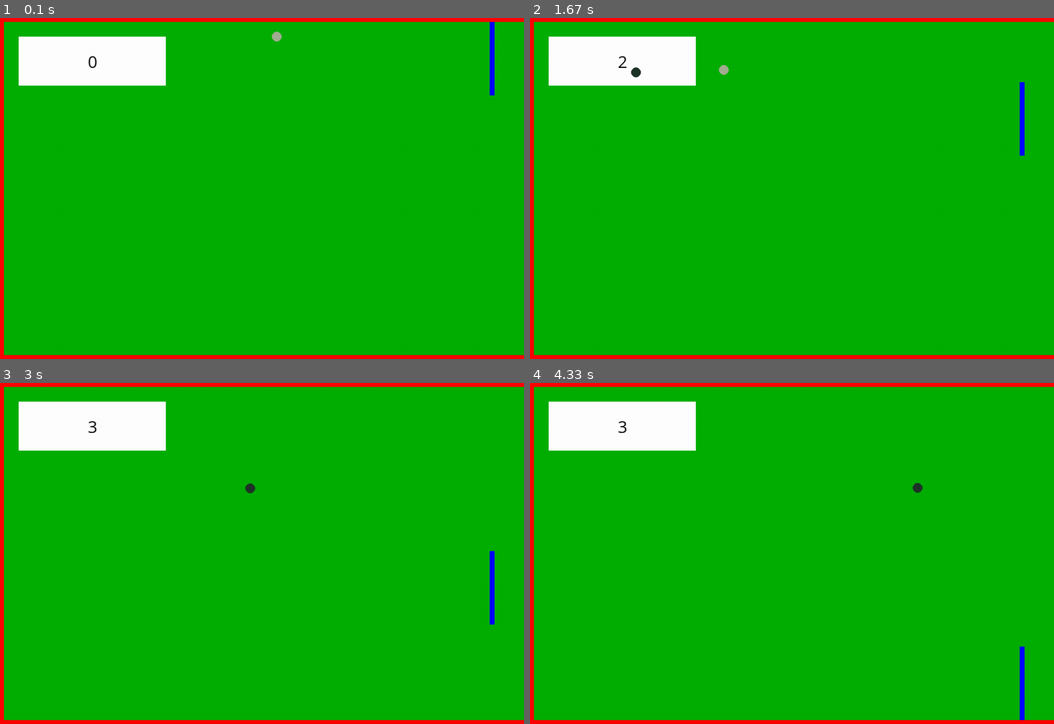
Above: before the commit, frames 1-4 (two rows, left to right).
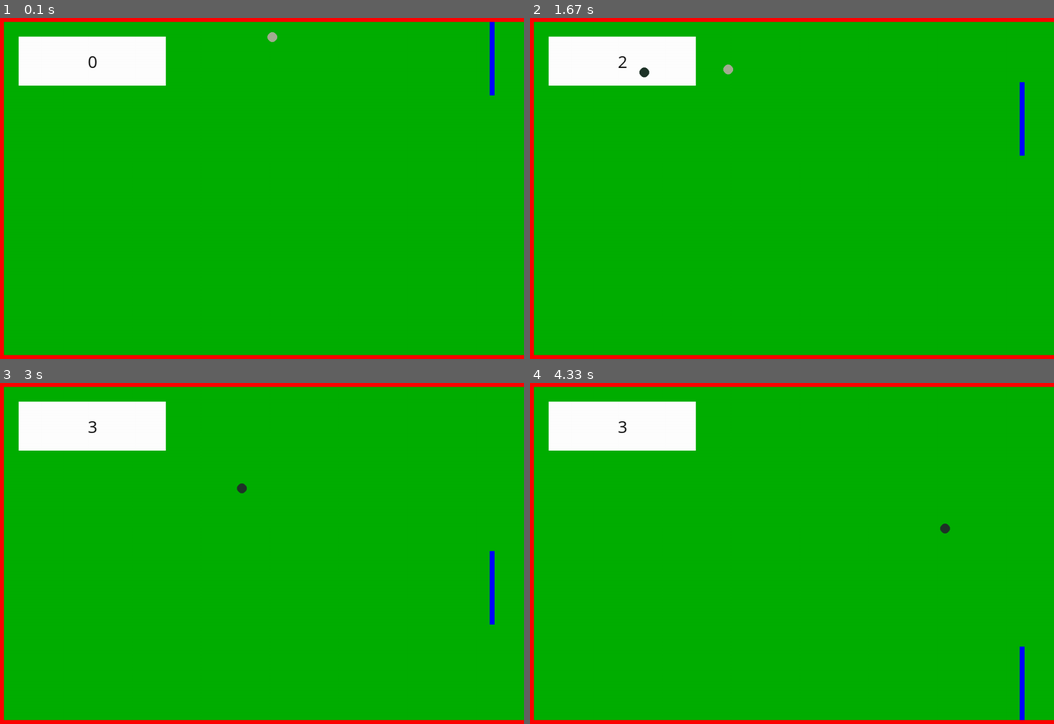
Above: after the commit, the same moments.

Repository: Wombatlord/PygamePong
Game: pygame game, started from pong.py
The game is run twice, just before and just after one commit, with the same random seed, the same clock (stepped at 60 frames per second) and the same inputs.
Inputs (mouse positions are in pixels of both pictures, inside the frame that each line leads up to):
- Up to frame 1 (0.1 s): no input
- Up to frame 2 (1.67 s): tap Space at 0.33 s; click (839, 266) at 0.72 s; click (980, 311) at 1.05 s; click (666, 116) at 1.38 s
- Up to frame 3 (3 s): click (461, 686) at 1.72 s; click (183, 481) at 2.05 s; click (440, 645) at 2.38 s; click (89, 587) at 2.72 s
- Up to frame 4 (4.33 s): click (634, 485) at 3.05 s; click (666, 614) at 3.38 s; click (671, 526) at 3.72 s; click (629, 683) at 4.05 s

The runs differ from the first frame. In frame 1, less than 0.1% of the frame differs, in the area x 51-54%, y 3-8%; in frame 2, 0.1%, in the area x 19-39%, y 13-18%; in frame 3, less than 0.1%; in frame 4, less than 0.1%.

Commit message:
Prototype renderer.py bug with scoreboard yet to be resolved

Diff:
--- a/pong.py
+++ b/pong.py
@@ -1,6 +1,6 @@
 import pygame
-import time
 from pongEntities import ScoreBoard, Ball, Paddle, GameState
+from renderer import initialise, render
 
 pygame.init()
 pygame.display.set_caption("PONGO!")
@@ -40,9 +40,15 @@
     backgroundColour
 )
 
+initialise(
+    backgroundColour,
+    borderColour,
+    (WIDTH, HEIGHT),
+    BORDER
+)
+
 # Game Loop Flags
 gameOn = True
-#print(pygame.font.get_fonts())
 
 while gameOn:
     e = pygame.event.poll()
@@ -54,45 +60,20 @@
     if e.type == pygame.KEYDOWN and keys[pygame.K_SPACE]:
         gameState.newBall()
 
-    gameState.renderBackground()
-    gameState.scoreBoard.show(gameState.screen)
-    gameState.renderWalls()
-    gameState.paddle.show(gameState.screen)
+    render(gameState)
 
     if gameState.ball not in gameState.liveBalls:
         gameState.newBall()
 
     for gameState.ball in gameState.liveBalls:
-        if gameState.ball.x < gameState.width:
-            gameState.ball.show(gameState.screen)
-            # print('live ball')
-
         if gameState.ball.x > gameState.width:
-            #print('dead ball')
             gameState.ball.destroy(gameState.liveBalls)
 
     if len(gameState.liveBalls) == 0:
         gameState.gameOver()
         pygame.event.wait()
-        # time.sleep(2)
 
     gameState.updateGameState()
     pygame.display.flip()
 
 pygame.quit()
-
-"""
-if ball in gameState.liveBalls:
-     print('okay')
-     gameState.ball.show(gameState.screen)
-elif ball not in gameState.liveBalls:
-     gameState.scoreBoard.displayGameOver(gameState.screen)
-     gameState.scoreBoard.reset()
-     gameState.newBall(liveBalls)
-     pygame.display.flip()
-     gameOver = False
-     time.sleep(2)
-
-ball.update(gameState.paddle, WIDTH, HEIGHT, BORDER, gameState.liveBalls)
-paddle.update(BORDER, HEIGHT)
-"""
--- a/pongEntities.py
+++ b/pongEntities.py
@@ -32,53 +32,6 @@
 
     def __init__(self):
         pass
-
-    def show(self, screen):
-        global scoreValue
-        """
-        Creates the pygame surface for score display.
-        Converts the surface for fast display.
-        Fills the surface according to RGB values.
-        Blits the surface to the main screen.
-        """
-        surface = pygame.Surface((300, 100))
-        surface = surface.convert()
-        surface.fill((255, 255, 255))
-        screen.blit(surface, ScoreBoard.POSITION)
-
-        """
-        Creates the font object for displaying score values.
-        Score is integer and must be converted to string for display, colour is provided as RGB.
-        Positions the string within the score board surface.
-        Blits the surface to the main screen.
-        """
-        font = pygame.font.SysFont("comicsansms", 36)
-        score = font.render(str(scoreValue), 1, (10, 10, 10))
-        textPos = score.get_rect(
-            centerx=ScoreBoard.POSITION[0] + ScoreBoard.SIZE[0] * 0.5,
-            centery=ScoreBoard.POSITION[1] + ScoreBoard.SIZE[1] * 0.5
-        )
-        screen.blit(score, textPos)
-
-    def displayGameOver(self, screen):
-        """
-        Creates the font object for game over message display.
-        Passes the game over message to be rendered along with colour as RGB.
-        Positions the message within the score board surface.
-        Blits the surface to the main screen.
-        """
-        global scoreValue
-        font = pygame.font.SysFont('comicsansms', 36)
-        text = font.render(ScoreBoard.gameOverMessage, 1, (10, 10, 10))
-        textPos = text.get_rect(
-            centerx=ScoreBoard.POSITION[0] + ScoreBoard.SIZE[0] * 0.5,
-            centery=ScoreBoard.POSITION[1] + ScoreBoard.SIZE[1] * 0.5 + 25
-        )
-        screen.blit(text, textPos)
-
-    def reset(self):
-        global scoreValue
-        scoreValue = 0
 
 
 class Paddle:
@@ -98,12 +51,6 @@
         Returns a hit-box for collision detection which corresponds to paddle location and size.
         """
         return pygame.Rect((self.x, self.y), (Paddle.WIDTH, Paddle.HEIGHT))
-
-    def show(self, screen):
-        """
-        Draws a rectangle on the main game Surface.
-        """
-        pygame.draw.rect(screen, self.colour, pygame.Rect((self.x, self.y), (Paddle.WIDTH, Paddle.HEIGHT)))
 
     def update(self, borderSize, height):
         """
@@ -163,26 +110,19 @@
         """
         return pygame.Rect((int(self.x) - Ball.RADIUS, int(self.y) - Ball.RADIUS), (Ball.RADIUS * 2, Ball.RADIUS * 2))
 
-    def show(self, screen):
-        """
-        Draws a circle on the main game Surface.
-        """
-        pygame.draw.circle(screen, self.colour, (int(self.x), int(self.y)), Ball.RADIUS)
-
     def destroy(self, liveBalls):
         """
         Removes ball object from list of liveBalls to ensure invalid liveBalls are not displayed.
         """
         liveBalls.remove(self)
 
-    def update(self, paddle: Paddle, width, height, border, liveBalls):
+    def update(self, paddle: Paddle, height, border, scrValue):
         """
         Updates x and y position of the ball based on original positions combined with time differential.
         Detects collision with paddle or walls and reverses travel direction.
         Increments Score Value for display on score board.
         Destroys the ball if it travels off screen right.
         """
-        global scoreValue
         now = current_time()
 
         if self.timeOfLastUpdate is None:
@@ -199,7 +139,7 @@
         horizontalOutOfBounds = newX < border + Ball.RADIUS
 
         if horizontalOutOfBounds:
-            scoreValue += 1
+            scrValue += 1
             self.vx = -self.vx + random.randint(25, 100)
             newX = self.x + timeSinceLastUpdate * self.vx
 
@@ -208,17 +148,19 @@
             self.vy = -abs(self.vy) + random.randint(-200, 350)
 
         if newY < border + Ball.RADIUS:
-            scoreValue += 1
+            scrValue += 1
             self.vy = +abs(self.vy)
             newY = self.y + timeSinceLastUpdate * self.vy
 
         if newY > height - border - Ball.RADIUS:
-            scoreValue += 1
+            scrValue += 1
             self.vy = -abs(self.vy)
             newY = self.y + timeSinceLastUpdate * self.vy
 
         self.x = newX
         self.y = newY
+
+        return scrValue
 
 
 # I tried.
@@ -247,10 +189,12 @@
         self.border = border
         self.borderColour = borderColour
         self.backgroundColour = backgroundColour
+        self.scoreValue = 0
+        self.gameIsOver = False
 
     def updateGameState(self):
         for self.ball in self.liveBalls:
-            self.ball.update(self.paddle, self.width, self.height, self.border, self.liveBalls)
+            self.scoreValue = self.ball.update(self.paddle, self.height, self.border, self.scoreValue)
         self.paddle.update(self.border, self.height)
 
     def newBall(self):
@@ -270,40 +214,13 @@
         # print(initialVelocityX, initialVelocityY)
 
     def gameOver(self):
-        self.scoreBoard.displayGameOver(self.screen)
-        self.scoreBoard.reset()
-        pygame.display.flip()
+        self.gameIsOver = True
+
+    def resetScore(self):
+        self.scoreValue = 0
 
     def destroyBall(self):
         self.liveBalls.remove(self.ball)
 
     def changeBallColour(self):
         self.ball.colour = (random.randint(0, 255), random.randint(0, 255), random.randint(0, 255))
-
-    def show(self):
-        self.ball.show(self.screen)
-        self.paddle.show(self.screen)
-        self.scoreBoard.show(self.screen)
-
-    def renderBackground(self):
-        background = pygame.Surface(self.screen.get_size())
-        background = background.convert()
-        background.fill(self.backgroundColour)
-        self.screen.blit(background, (0, 0))
-
-    def renderWalls(self):
-        pygame.draw.rect(
-            self.screen,
-            self.borderColour,
-            pygame.Rect((0, 0), (self.width, self.border)),
-        )
-        pygame.draw.rect(
-            self.screen,
-            self.borderColour,
-            pygame.Rect((0, 0), (self.border, self.height)),
-        )
-        pygame.draw.rect(
-            self.screen,
-            self.borderColour,
-            pygame.Rect((0, self.height - self.border), (self.width, self.border)),
-        )
--- /dev/null
+++ b/renderer.py
@@ -0,0 +1,121 @@
+import pygame
+
+from pongEntities import Ball, Paddle, GameState, ScoreBoard
+
+screen: pygame.Surface
+screenDimensions = (720, 1080)
+backgroundColour: tuple
+borderColour: tuple
+borderWidth = 25
+
+
+def initialise(bkgrndCol, brdrCol, screenDims=None, brdrWidth=None):
+    global screen, screenDimensions, backgroundColour, borderColour, borderWidth
+    borderColour = brdrCol
+    backgroundColour = bkgrndCol
+    if screenDims is not None:
+        screenDimensions = screenDims
+    if brdrWidth is not None:
+        borderWidth = brdrWidth
+    screen = pygame.display.set_mode(screenDimensions)
+
+
+def renderBall(ball: Ball):
+    pygame.draw.circle(screen, ball.colour, (int(ball.x), int(ball.y)), Ball.RADIUS)
+
+
+def renderPaddle(paddle: Paddle):
+    pygame.draw.rect(
+        screen,
+        paddle.colour,
+        pygame.Rect((paddle.x, paddle.y), (Paddle.WIDTH, Paddle.HEIGHT))
+    )
+
+
+def renderScoreboard(gameState: GameState):
+    renderGameOnScore(gameState.scoreValue)
+    if gameState.gameIsOver:
+        displayGameOver(gameState.scoreValue)
+
+
+def displayGameOver(scoreValue):
+    """
+    Creates the font object for game over message display.
+    Passes the game over message to be rendered along with colour as RGB.
+    Positions the message within the score board surface.
+    Blits the surface to the main screen.
+    """
+    font = pygame.font.SysFont('comicsansms', 36)
+    text = font.render(ScoreBoard.gameOverMessage, 1, (10, 10, 10))
+    textPos = text.get_rect(
+        centerx=ScoreBoard.POSITION[0] + ScoreBoard.SIZE[0] * 0.5,
+        centery=ScoreBoard.POSITION[1] + ScoreBoard.SIZE[1] * 0.5 + 25
+    )
+    screen.blit(text, textPos)
+
+
+def renderGameOnScore(scoreValue):
+    """
+    Creates the pygame surface for score display.
+    Converts the surface for fast display.
+    Fills the surface according to RGB values.
+    Blits the surface to the main screen.
+    """
+    surface = pygame.Surface((300, 100))
+    surface = surface.convert()
+    surface.fill((255, 255, 255))
+    screen.blit(surface, ScoreBoard.POSITION)
+    """
+    Creates the font object for displaying score values.
+    Score is integer and must be converted to string for display, colour is provided as RGB.
+    Positions the string within the score board surface.
+    Blits the surface to the main screen.
+    """
+    font = pygame.font.SysFont("comicsansms", 36)
+    score = font.render(str(scoreValue), 1, (10, 10, 10))
+    textPos = score.get_rect(
+        centerx=ScoreBoard.POSITION[0] + ScoreBoard.SIZE[0] * 0.5,
+        centery=ScoreBoard.POSITION[1] + ScoreBoard.SIZE[1] * 0.5
+    )
+    screen.blit(score, textPos)
+
+
+def renderWalls():
+    global screen, borderColour, borderWidth
+    pygame.draw.rect(
+        screen,
+        borderColour,
+        pygame.Rect((0, 0), (screenDimensions[0], borderWidth)),
+    )
+    pygame.draw.rect(
+        screen,
+        borderColour,
+        pygame.Rect((0, 0), (borderWidth, screenDimensions[1])),
+    )
+    pygame.draw.rect(
+        screen,
+        borderColour,
+        pygame.Rect((0, screenDimensions[1] - borderWidth), (screenDimensions[0], borderWidth)),
+    )
+
+
+def blitBackground():
+    global screen, backgroundColour
+    background = pygame.Surface(screen.get_size())
+    background = background.convert()
+    background.fill(backgroundColour)
+    screen.blit(
+        background,
+        (0, 0)
+    )
+
+
+def render(gameState: GameState):
+    blitBackground()
+    renderWalls()
+    renderScoreboard(gameState)
+    for ball in gameState.liveBalls:
+        if ball.x < gameState.width:
+            renderBall(ball)
+    renderPaddle(gameState.paddle)
+    pygame.display.flip()
--- /dev/null
+++ b/settings.json
@@ -0,0 +1,7 @@
+{
+  "height": 720,
+  "width": 1080,
+  "subobject": {
+    "poop": "bumholes"
+  }
+}
